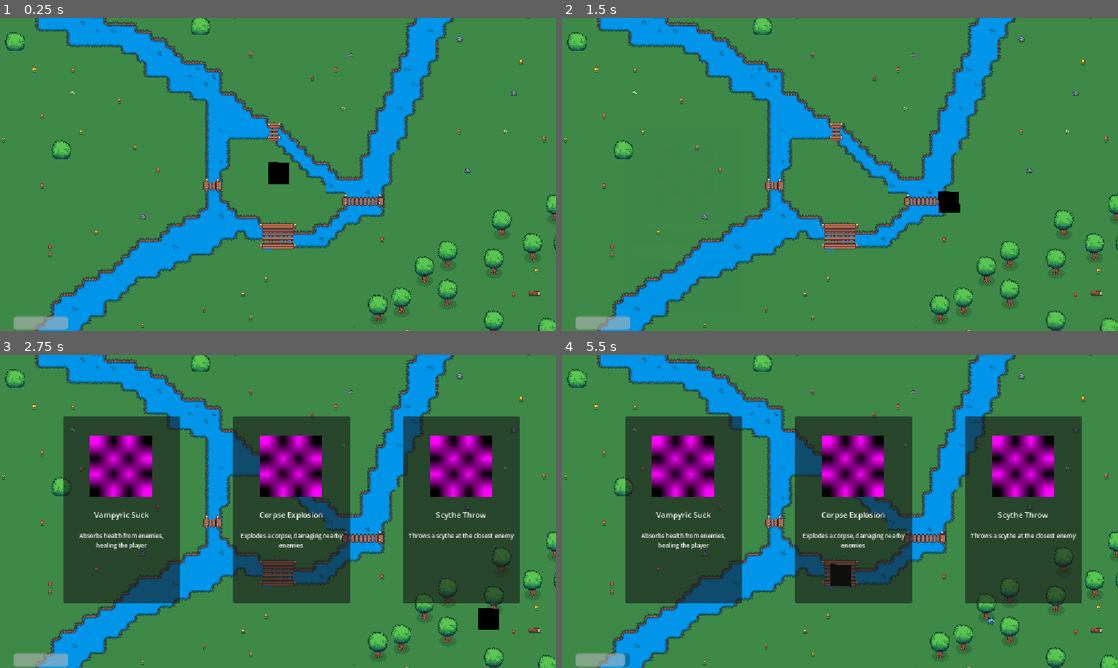
Above: before the commit, frames 1-4 (two rows, left to right).
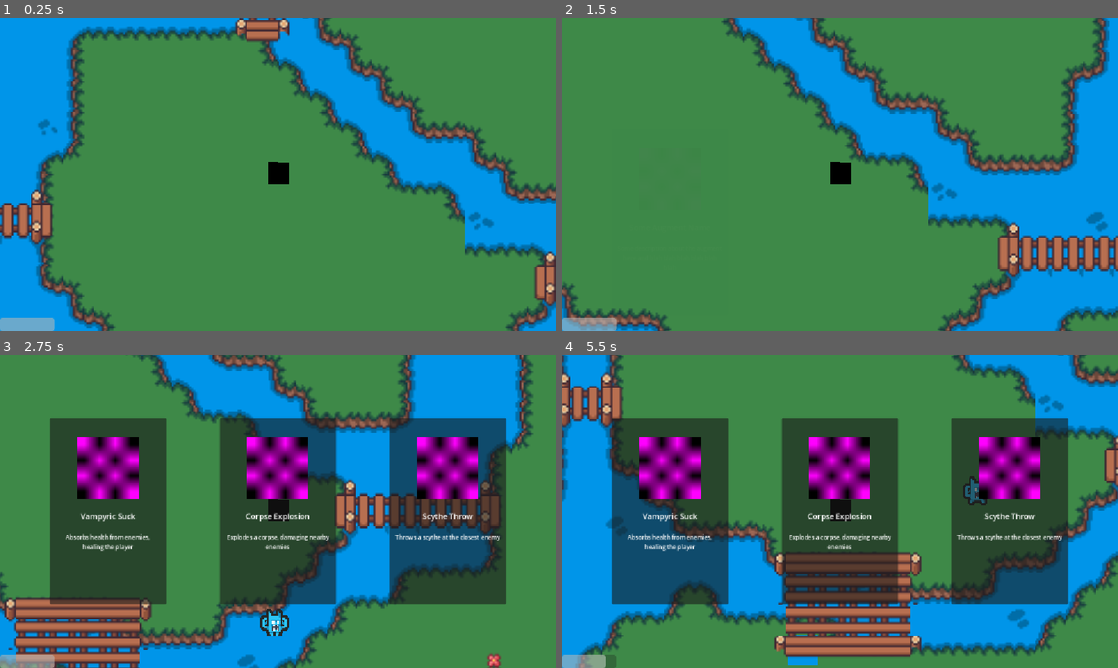
Above: after the commit, the same moments.

Repository: bradleybentondev/mini-jam-221
Game: Godot game, scene res://scenes/world.tscn
Same seed, same stepped clock (60 frames per second), same inputs: the game is played once before the commit and once after it.
Inputs (mouse positions are in pixels of both pictures, inside the frame that each line leads up to):
- Up to frame 1 (0.25 s): no input
- Up to frame 2 (1.5 s): tap Enter at 0.5 s; move the mouse to (962, 158) at 0.52 s; press the mouse at (962, 158) at 0.53 s; hold D (move_right) 0.53-1.28 s; move the mouse to (728, 190) at 1.27 s; release the mouse at (728, 190) at 1.28 s; hold S (move_down) from 1.28 s (still down); tap 1 (level_up_key) at 1.35 s
- Up to frame 3 (2.75 s): move the mouse to (333, 442) at 2.02 s; release S (move_down) at 2.03 s; press the mouse at (333, 442) at 2.03 s; hold D (move_right) from 2.03 s (still down)
- Up to frame 4 (5.5 s): move the mouse to (812, 574) at 2.77 s; release D (move_right) at 2.78 s; release the mouse at (812, 574) at 2.78 s; hold W (move_up) 2.78-3.53 s; tap 1 (level_up_key) at 2.85, 4.35 s; move the mouse to (1006, 558) at 3.52 s; press the mouse at (1006, 558) at 3.53 s; hold A (move_left) 3.53-5.03 s; move the mouse to (673, 464) at 4.27 s; release the mouse at (673, 464) at 4.28 s; move the mouse to (867, 511) at 5.02 s; press the mouse at (867, 511) at 5.03 s; hold S (move_down) from 5.03 s (still down)

The runs differ from the first frame. In frame 1, 44% of the frame differs, in the area x 0-100%, y 0-100%; in frame 2, 44%; in frame 3, 57%; in frame 4, 65%.

Commit message:
fixing ui

Diff:
--- a/scenes/enemy.tscn
+++ b/scenes/enemy.tscn
@@ -53,7 +53,7 @@
 sprite = NodePath("AnimatedSprite2D")
 
 [node name="AnimatedSprite2D" type="AnimatedSprite2D" parent="." unique_id=801561158]
-scale = Vector2(0.135, 0.135)
+scale = Vector2(0.5, 0.5)
 sprite_frames = SubResource("SpriteFrames_okgmn")
 frame = 3
 frame_progress = 1.0
--- a/scenes/player.tscn
+++ b/scenes/player.tscn
@@ -2,12 +2,13 @@
 
 [ext_resource type="Script" uid="uid://b5jveeklm8p3k" path="res://scripts/player.gd" id="1_qhqgy"]
 [ext_resource type="Script" uid="uid://c4md5nel5pbfk" path="res://scripts/basic_upgrades.gd" id="2_dqkch"]
+[ext_resource type="PackedScene" uid="uid://bictx71pvou6i" path="res://scenes/ui.tscn" id="3_qhqgy"]
 
 [sub_resource type="CircleShape2D" id="CircleShape2D_okgmn"]
 radius = 27.612095
 
 [node name="Player" type="CharacterBody2D" unique_id=634798117 node_paths=PackedStringArray("weapon_arc", "basic_upgrades") groups=["player"]]
-collision_mask = 0
+collision_mask = 7
 script = ExtResource("1_qhqgy")
 speed = 300
 weapon_arc = NodePath("WeaponArc")
@@ -33,3 +34,9 @@
 
 [node name="BasicUpgrades" type="Node" parent="." unique_id=1414205932]
 script = ExtResource("2_dqkch")
+
+[node name="Camera2D" type="Camera2D" parent="." unique_id=447749179]
+
+[node name="CanvasLayer" type="CanvasLayer" parent="." unique_id=1941370479]
+
+[node name="ui" parent="CanvasLayer" unique_id=1629722552 instance=ExtResource("3_qhqgy")]
--- a/scenes/world.tscn
+++ b/scenes/world.tscn
@@ -6,7 +6,6 @@
 [ext_resource type="Texture2D" uid="uid://dfyf1uu58107q" path="res://art/Cute_Fantasy_Free/Tiles/Beach_Tile.png" id="2_pm21f"]
 [ext_resource type="Texture2D" uid="uid://dgqxf1js2lka7" path="res://art/Cute_Fantasy_Free/Tiles/Path_Middle.png" id="2_w7kh3"]
 [ext_resource type="Texture2D" uid="uid://peefoolxj581" path="res://art/Cute_Fantasy_Free/Tiles/FarmLand_Tile.png" id="3_e3hyu"]
-[ext_resource type="PackedScene" uid="uid://bictx71pvou6i" path="res://scenes/ui.tscn" id="3_tlwt5"]
 [ext_resource type="Script" uid="uid://dwfxrbjebp4vx" path="res://scripts/spawner.gd" id="4_aqk2v"]
 [ext_resource type="Texture2D" uid="uid://djj4wqrlmf8ay" path="res://art/Cute_Fantasy_Free/Tiles/Path_Tile.png" id="4_q5onr"]
 [ext_resource type="Script" uid="uid://dqgnoc3548ap8" path="res://scripts/level_system.gd" id="5_71j4m"]
@@ -246,9 +245,63 @@
 [sub_resource type="TileSetAtlasSource" id="TileSetAtlasSource_f17e3"]
 texture = ExtResource("11_xgqkh")
 0:0/0 = 0
+0:0/0/physics_layer_0/polygon_0/points = PackedVector2Array(-8, -8, 8, -8, 8, 8, -8, 8)
 
 [sub_resource type="TileSetAtlasSource" id="TileSetAtlasSource_x2olw"]
 texture = ExtResource("12_munwf")
+0:0/0 = 0
+0:0/0/physics_layer_0/polygon_0/points = PackedVector2Array(3.4173164, 0.8992939, 8, 1.4388714, 8, 8, 1.6187286, 8)
+1:0/0 = 0
+1:0/0/physics_layer_0/polygon_0/points = PackedVector2Array(-8, 1.7985878, 8, 1.4388714, 8, 8, -8, 8)
+2:0/0 = 0
+2:0/0/physics_layer_0/polygon_0/points = PackedVector2Array(-8, 1.7985878, -3.057598, 2.3381634, -1.978447, 8, -8, 8)
+0:1/0 = 0
+0:1/0/physics_layer_0/polygon_0/points = PackedVector2Array(2.1583042, -8, 8, -8, 8, 8, 1.978445, 8)
+1:1/0 = 0
+1:1/0/physics_layer_0/polygon_0/points = PackedVector2Array(-8, -8, 8, -8, 8, 8, -8, 8)
+2:1/0 = 0
+2:1/0/physics_layer_0/polygon_0/points = PackedVector2Array(-8, -8, -2.5180225, -8, -1.978447, 8, -8, 8)
+0:2/0 = 0
+0:2/0/physics_layer_0/polygon_0/points = PackedVector2Array(1.2590103, -8, 8, -8, 8, -0.8992939, 4.3166103, -4.13675)
+1:2/0 = 0
+1:2/0/physics_layer_0/polygon_0/points = PackedVector2Array(-8, -8, 8, -8, 8, -0.71943474, -8, -0.35971642)
+2:2/0 = 0
+2:2/0/physics_layer_0/polygon_0/points = PackedVector2Array(-8, -8, -1.4388695, -8, -4.136751, -3.2374563, -8, -0.8992939)
+0:3/0 = 0
+0:3/0/physics_layer_0/polygon_0/points = PackedVector2Array(-8, -8, -8, 8, -4.136751, 8, -0.35971832, -0.35971642, 8, -1.0791512, 8, -8)
+1:3/0 = 0
+1:3/0/physics_layer_0/polygon_0/points = PackedVector2Array(8, -8, -8, -8, -8, -0.8992939, -1.6187286, -0.8992939, 2.6978817, 3.4173164, 3.2374573, 8, 8, 8)
+0:4/0 = 0
+0:4/0/physics_layer_0/polygon_0/points = PackedVector2Array(-8, -8, -8, 8, 8, 8, 8, 4.136751, -1.7985878, 3.4173164, -3.2374573, -8)
+1:4/0 = 0
+1:4/0/physics_layer_0/polygon_0/points = PackedVector2Array(8, 8, -8, 8, -8, 3.7770348, 1.4388695, 2.1583061, 3.2374573, -8, 8, -8)
+0:5/0 = 0
+1:5/0 = 0
+1:5/0/physics_layer_0/polygon_0/points = PackedVector2Array(-8, -8, -8, 8, 8, 8, 8, -8)
+2:5/0 = 0
+2:5/0/physics_layer_0/polygon_0/points = PackedVector2Array(-8, -8, -8, 8, 8, 8, 8, -8)
+
+[sub_resource type="TileSetAtlasSource" id="TileSetAtlasSource_817gm"]
+texture = ExtResource("13_ts3gi")
+0:0/0 = 0
+1:0/0 = 0
+2:0/0 = 0
+3:0/0 = 0
+0:1/0 = 0
+1:1/0 = 0
+2:1/0 = 0
+3:1/0 = 0
+0:2/0 = 0
+1:2/0 = 0
+2:2/0 = 0
+3:2/0 = 0
+0:3/0 = 0
+1:3/0 = 0
+2:3/0 = 0
+3:3/0 = 0
+
+[sub_resource type="TileSetAtlasSource" id="TileSetAtlasSource_ggc52"]
+texture = ExtResource("14_0nbtd")
 0:0/0 = 0
 1:0/0 = 0
 2:0/0 = 0
@@ -266,46 +319,9 @@
 1:5/0 = 0
 2:5/0 = 0
 
-[sub_resource type="TileSetAtlasSource" id="TileSetAtlasSource_817gm"]
-texture = ExtResource("13_ts3gi")
-0:0/0 = 0
-1:0/0 = 0
-2:0/0 = 0
-3:0/0 = 0
-0:1/0 = 0
-1:1/0 = 0
-2:1/0 = 0
-3:1/0 = 0
-0:2/0 = 0
-1:2/0 = 0
-2:2/0 = 0
-3:2/0 = 0
-0:3/0 = 0
-1:3/0 = 0
-2:3/0 = 0
-3:3/0 = 0
-
-[sub_resource type="TileSetAtlasSource" id="TileSetAtlasSource_ggc52"]
-texture = ExtResource("14_0nbtd")
-0:0/0 = 0
-1:0/0 = 0
-2:0/0 = 0
-0:1/0 = 0
-1:1/0 = 0
-2:1/0 = 0
-0:2/0 = 0
-1:2/0 = 0
-2:2/0 = 0
-0:3/0 = 0
-1:3/0 = 0
-0:4/0 = 0
-1:4/0 = 0
-0:5/0 = 0
-1:5/0 = 0
-2:5/0 = 0
-
 [sub_resource type="TileSet" id="TileSet_r1d8v"]
-physics_layer_0/collision_layer = 1
+physics_layer_0/collision_layer = 4
+physics_layer_0/collision_mask = 4
 terrain_set_0/mode = 0
 sources/0 = SubResource("TileSetAtlasSource_luhhm")
 sources/1 = SubResource("TileSetAtlasSource_fh13f")
@@ -602,21 +618,23 @@
 
 [node name="Ground" type="TileMapLayer" parent="." unique_id=2123292077]
 position = Vector2(3, -2)
+scale = Vector2(4, 4)
 tile_map_data = PackedByteArray("AAD///3/AQAAAAAAAAD+//3/AQAAAAAAAAD+//7/AQAAAAAAAAD9////AQAAAAAAAAD9/wAAAQAAAAAAAAD+/w …(166208 unchanged characters)…
 tile_set = SubResource("TileSet_tk475")
 
 [node name="Walls" type="TileMapLayer" parent="." unique_id=1374268660]
 position = Vector2(3, -2)
+scale = Vector2(4, 4)
 tile_map_data = PackedByteArray("AAC7/9z/BgABAAAAAAC7/+L/BgAAAAEAAAC7/+P/BgAAAAIAAAC7/+T/BQAAAAQAAAC7/+X/BAAAAAAAAAC7/+ …(32208 unchanged characters)…
 tile_set = SubResource("TileSet_r1d8v")
 
 [node name="Objects" type="TileMapLayer" parent="." unique_id=1353808534]
+scale = Vector2(4, 4)
 tile_map_data = PackedByteArray("AABEAOP/AAAMAAYAAABEAOT/AAAJAAEAAABEAOX/AAAJAAIAAABEAOb/AAAJAAMAAABEAOf/AAAJAAQAAABEAO …(22480 unchanged characters)…
 tile_set = SubResource("TileSet_xpca3")
 
-[node name="Camera2D" type="Camera2D" parent="." unique_id=1163029903]
-
 [node name="Player" parent="." unique_id=681691040 instance=ExtResource("1_f3sb7")]
+collision_mask = 4
 
 [node name="Enemy" parent="." unique_id=1032899580 instance=ExtResource("2_fj7yv")]
 visible = false
@@ -630,17 +648,6 @@
 position = Vector2(-417.99994, 1.1000061)
 script = ExtResource("4_aqk2v")
 
-[node name="CanvasLayer" type="CanvasLayer" parent="." unique_id=69060042]
-follow_viewport_enabled = true
-
-[node name="Control" parent="CanvasLayer" unique_id=1629722552 instance=ExtResource("3_tlwt5")]
-offset_left = -548.0
-offset_top = -327.0
-offset_right = -548.0
-offset_bottom = -327.0
-size_flags_horizontal = 6
-size_flags_vertical = 6
-
 [node name="LevelSystem" type="Node" parent="." unique_id=2000844]
 unique_name_in_owner = true
 script = ExtResource("5_71j4m")
